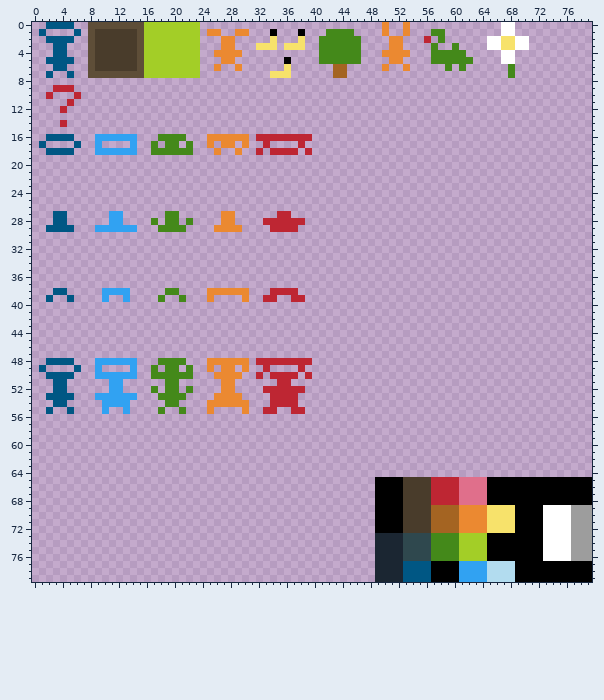
Sprite sheet: data/graphics/tiles.png. Above: the version before the commit.
The file is 80x80 pixels.
The result:
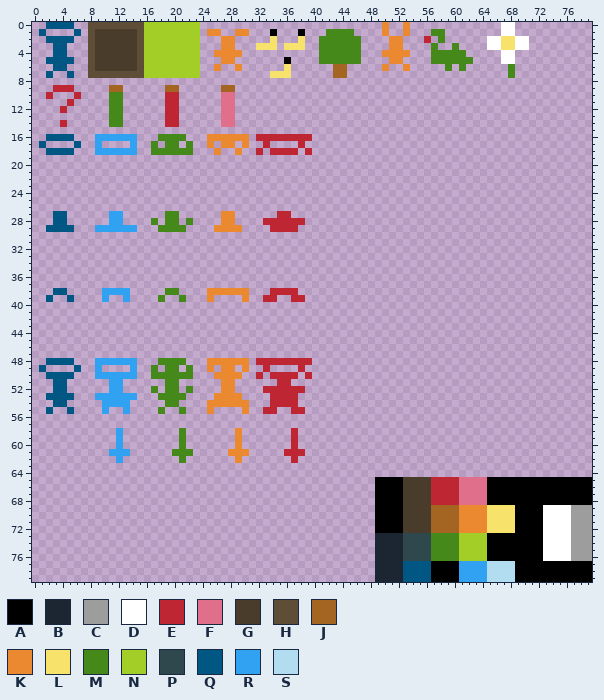
Palette (. is transparent): A #000000  B #1b2632  C #9d9d9d  D #ffffff  E #be2633  F #e06f8b  G #493c2b  H #5e4e38  J #a46422  K #eb8931  L #f7e26b  M #44891a  N #a3ce27  P #2f484e  Q #005784  R #31a2f2  S #b2dcef
Edits made:
@@ x 9..30 @@
  8 ......................
- 9 ......................
-10 ......................
-11 ......................
-12 ......................
-13 ......................
-14 ......................
+ 9 ..JJ......JJ......JJ..
+10 ..MM......EE......FF..
+11 ..MM......EE......FF..
+12 ..MM......EE......FF..
+13 ..MM......EE......FF..
+14 ..MM......EE......FF..
 15 ......................
@@ x 9..40 @@
 57 ................................
-58 ................................
-59 ................................
-60 ................................
-61 ................................
-62 ................................
+58 ...R........M.......K.......E...
+59 ...R........M.......K.......E...
+60 ...R........M.......K.......E...
+61 ..RRR......MMM.....KKK.....EEE..
+62 ...R........M.......K.......E...
 63 ................................
Changed places in both pictures, as pixel boxes (x1, y1, x2, y2):
added: (109, 85, 123, 127)
added: (165, 85, 179, 127)
added: (221, 85, 235, 127)
added: (109, 428, 130, 463)
added: (172, 428, 193, 463)
added: (228, 428, 249, 463)
added: (284, 428, 305, 463)
